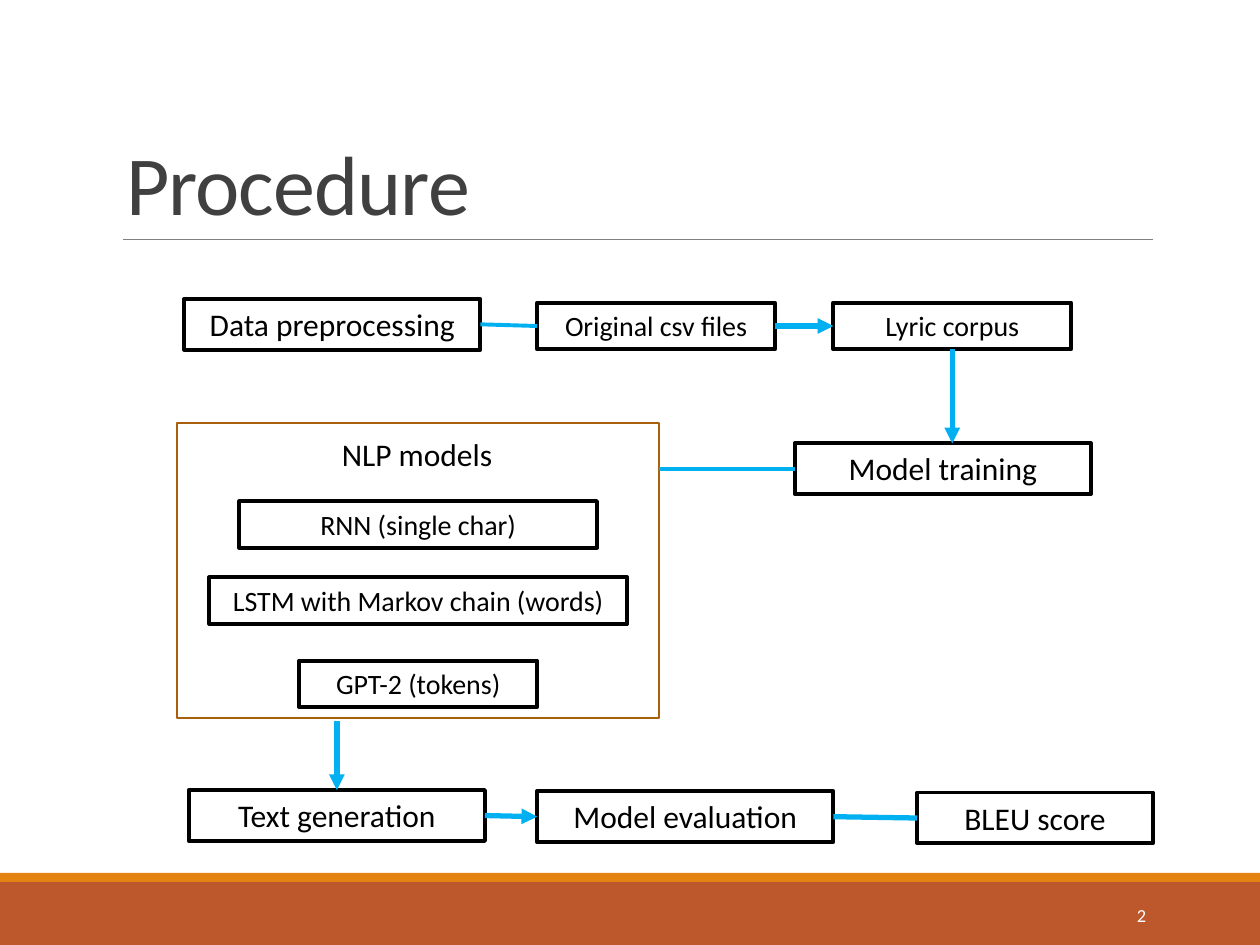
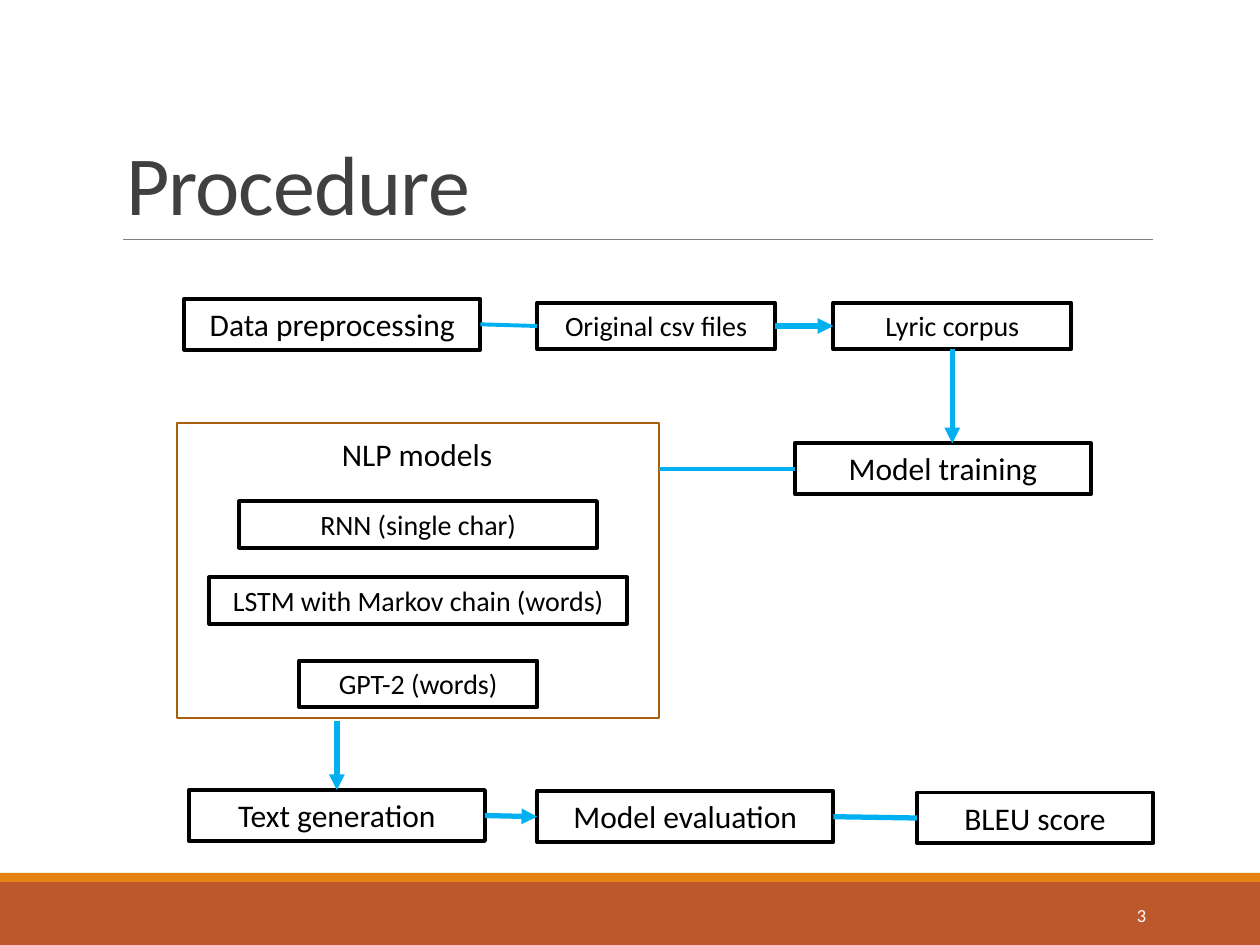
Before and after one commit to kyiCS/lyric-generation-nlp, a slide deck: slide 3 of CS662 final project .pptx (slide 2 before the commit). Drawn at 1260x945 pixels with LibreOffice and Linux fonts; fonts in the diff are those of the drawing. Boxes give left, top, right and bottom in pixels: in the first picture for what was removed or moved away, otherwise in the second. Text is boxed around its words. In the diff, an @@ line names an element or a change of style, - is before the commit and + after.

```diff
--- a/CS662 final project .pptx
+++ b/CS662 final project .pptx
@@ text in rectangle at (339,673,497,698): text changed @@
-GPT-2 (tokens)
+GPT-2 (words)
@@ page number at (1137,910,1146,922): text changed @@
-2
+3
```
Also in this commit, not shown: 2 other slides changed, 1 slide added, 2 other files.
